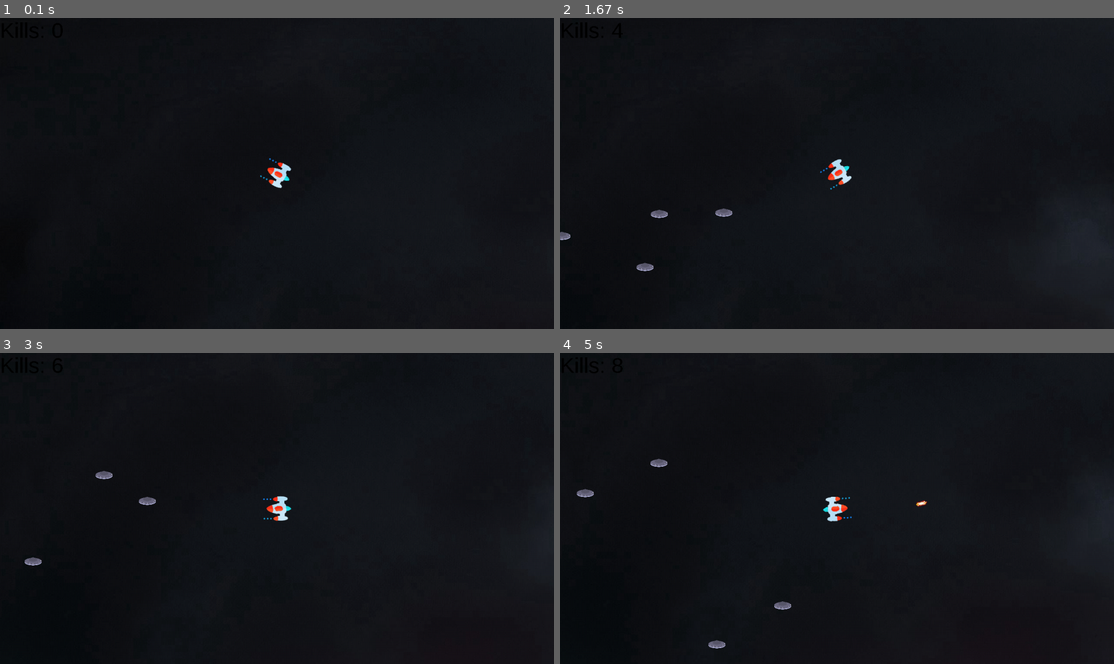
Above: before the commit, frames 1-4 (two rows, left to right).
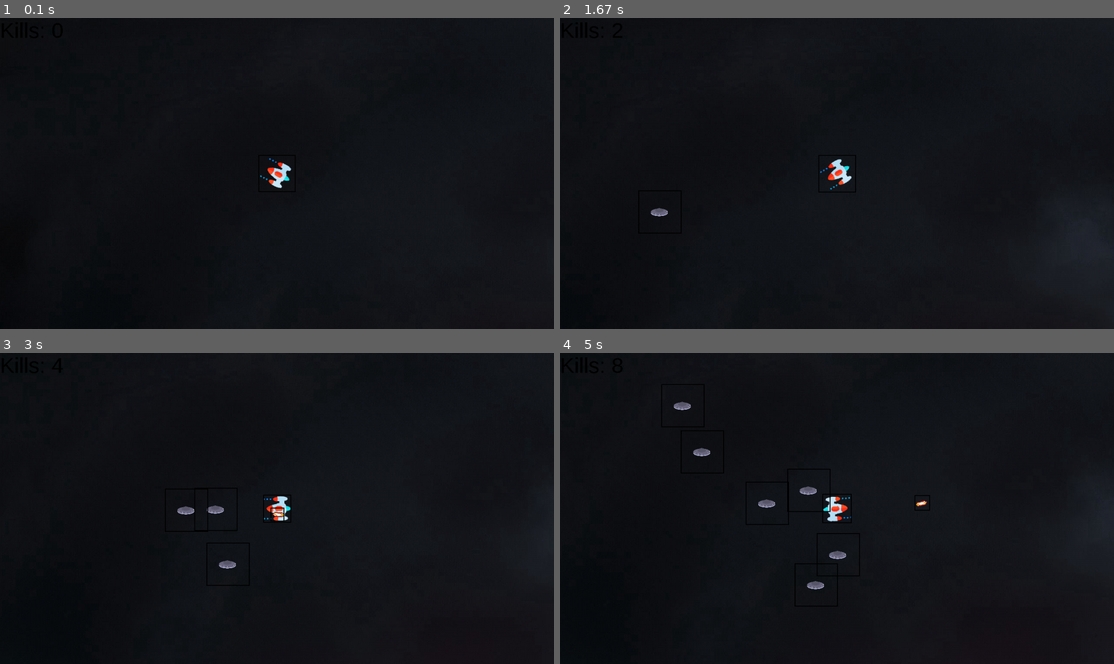
Above: after the commit, the same moments.

Repository: AndreCorreaSantos/Jogo-Pygame
Game: pygame game, started from Main.py
Same seed, same stepped clock (60 frames per second), same inputs: the game is played once before the commit and once after it.
Inputs (mouse positions are in pixels of both pictures, inside the frame that each line leads up to):
- Up to frame 1 (0.1 s): no input
- Up to frame 2 (1.67 s): click (837, 173) at 0.38 s; hold D 0.67-1.13 s; click (837, 195) at 0.75 s; hold W 1.17-1.47 s; click (892, 241) at 1.25 s; hold D from 1.5 s (still down); click (665, 245) at 1.58 s
- Up to frame 3 (3 s): release D at 1.97 s; hold A 2-2.53 s; click (343, 536) at 2.08 s; hold S 2.57-2.87 s; click (288, 402) at 2.65 s; hold A from 2.9 s (still down); click (77, 499) at 2.98 s
- Up to frame 4 (5 s): release A at 3.3 s; hold W 3.33-3.7 s; click (837, 545) at 3.42 s; hold D 3.73-4.37 s; click (1047, 626) at 3.82 s; hold S 4.4-4.77 s; click (759, 443) at 4.48 s; hold A from 4.8 s (still down); click (981, 480) at 4.88 s

The runs differ from the first frame. In frame 2, 0.3% of the frame differs, in the area x 0-54%, y 44-82%; in frame 3, 0.5%; in frame 4, 0.8%, in the area x 3-67%, y 10-96%.

Commit message:
inimigos seguem player

Diff:
--- a/Classes.py
+++ b/Classes.py
@@ -4,6 +4,10 @@
 import random
 user32 = ctypes.windll.user32
 width,height = user32.GetSystemMetrics(0), user32.GetSystemMetrics(1)
+
+#constantes boid
+raio_grupo = 50
+v_inv = 5
 #jogador
 class player(pygame.sprite.Sprite):
     def __init__(self,image,x,y):
@@ -30,7 +34,7 @@
         self.rect = self.image.get_rect()
         self.rect.center = old_center
     def update(self,vx,vy):
-        up,down,left,right = 0,height,0,width
+        up,down = 0,height,0,width
         if up < self.rect.y + vy:
             self.rect.y += vy
         if down > self.rect.y +vy:
@@ -108,10 +112,49 @@
     #funcao que spawna invasores em packs em lugares aleatorios da tela.
     def spawn(mapa):
         #ponto = (random.randint(0,width),random.randint(0,height))
-        ponto = (mapa.rect.x+400,mapa.rect.y+400)
+        ponto = (mapa.rect.x+50,mapa.rect.y+50)
         v_inicial = (random.randint(-5,5),random.randint(-5,5))
         u = invasor(ponto[0],ponto[1],v_inicial[0],v_inicial[1])
         invasores.add(u)
+
+    def dist(self,next):
+        distx = (self.rect.x - next.rect.x)**2
+        disty = (self.rect.y - next.rect.y)**2
+        return math.sqrt(distx + disty)
+
+    #def average_pos_near(self,group):
+    #    len_grupo = 0
+    #    avgx = 0
+    #    avgy = 0
+    #    for i in group:
+    #        if self.dist(i) <= raio_grupo:
+    #            avgx += i.rect.x
+    #            avgy += i.rect.y
+    #            len_grupo += 1
+    #    avgx = avgx/len_grupo
+    #    avgy = avgy/len_grupo
+    #    return avgx,avgy
+    #def steer(self,posx,posy):
+    #    ang = math.atan2(posx,posy)
+    #    self.vx = -math.cos(ang)*velocidade_unitaria_invasores
+    #    self.vy = -math.sin(ang)*velocidade_unitaria_invasores
+    def move_towards_player(self, player):
+        # Find direction vector (dx, dy) between enemy and player.
+        dx, dy = player.rect.x - self.rect.x, player.rect.y - self.rect.y
+        dist = math.hypot(dx, dy)
+        if dist == 0:
+            dist = 1
+        dx, dy = dx / dist, dy / dist  # Normalize.
+        # Move along this normalized vector towards the player at current speed.
+        self.rect.x += dx * v_inv
+        self.rect.y += dy * v_inv
+
+
+
+
+
+
+
 
 
 
--- a/Main.py
+++ b/Main.py
@@ -94,6 +94,13 @@
             v1y = 0
             i.rotate()
             i.draw(screen)
+        elif type(i) == invasor:
+            if testex:
+                i.rect.x += vx
+            if testey:
+                i.rect.y += vy
+            i.move_towards_player(p1)
+            i.draw(screen)
         else:
             if testex:
                 i.rect.x += vx
@@ -112,6 +119,6 @@
     screen.blit(textsurface,(0,0))
 
     #funcao para desenhar a hitbox dos sprites, debug
-    #draw_hb(all_sprites,screen)
-    #p1.draw_hitbox(screen)
+    draw_hb(all_sprites,screen)
+    p1.draw_hitbox(screen)
     pygame.display.update()
